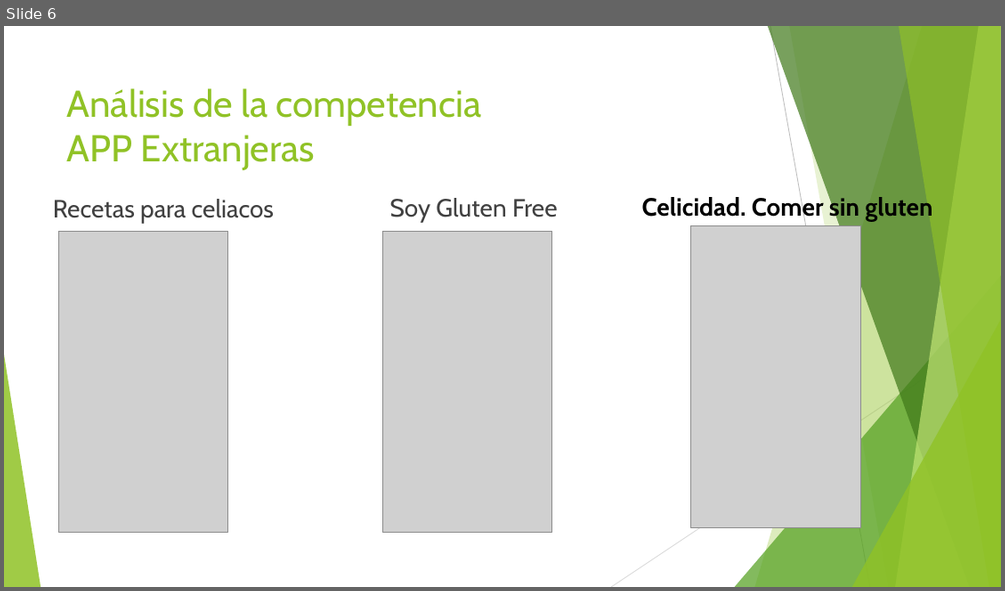
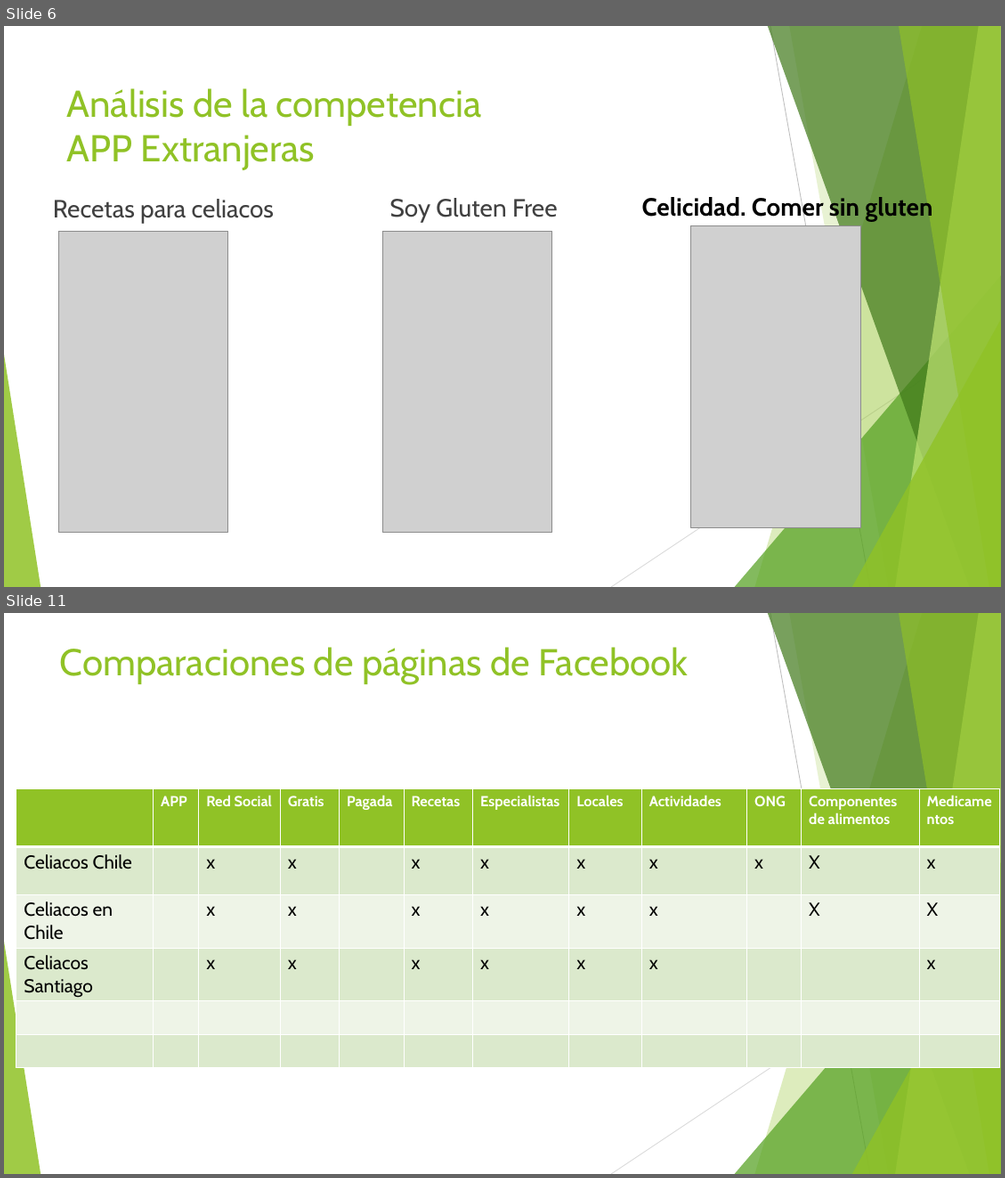
Before and after one commit to Laboratoria/scl-2018-05-bc-core-am-socialnetwork, a slide deck: anexos/Datos-analisisdelacompetencia-otros.pptx. Shown one above the other, each under a label of ours: slide 6 before the commit, slides 6 and 11 after it; the slides between them are not shown. The pictures are 1005x591 and 1005x1178 pixels, drawn with LibreOffice and Linux fonts; fonts in the diff are those of the drawing; grey boxes stand for pictures. Boxes give left, top, right and bottom in pixels: in the first picture for what was removed or moved away, otherwise in the second. Text is boxed around its words. In the diff, an @@ line names an element or a change of style, - is before the commit and + after.

```diff
--- a/anexos/Datos-analisisdelacompetencia-otros.pptx
+++ b/anexos/Datos-analisisdelacompetencia-otros.pptx
@@ slide 11 added at [4,613,1001,1174], background #FFFFFF; not listed: 10 template elements that a slide beside it also shows @@
@@ title added at [60,647,688,684], 36 pt, text #90C226 @@
+Comparaciones de páginas de Facebook
@@ table added at [16,788,1001,1068], 6 rows, 12 columns @@
+ | APP | Red Social | Gratis | Pagada | Recetas | Especialistas | Locales | Actividades | ONG | Componentes de alimentos | Medicamentos
+Celiacos Chile |  | x | x |  | x | x | x | x | x | X | x
+Celiacos en Chile |  | x | x |  | x | x | x | x |  | X | X
+Celiacos Santiago |  | x | x |  | x | x | x | x |  |  | x
+ |  |  |  |  |  |  |  |  |  |  | 
+ |  |  |  |  |  |  |  |  |  |  | 
```
Also in this commit, not shown: 1 slide changed, 3 other slides added, 4 other files.
